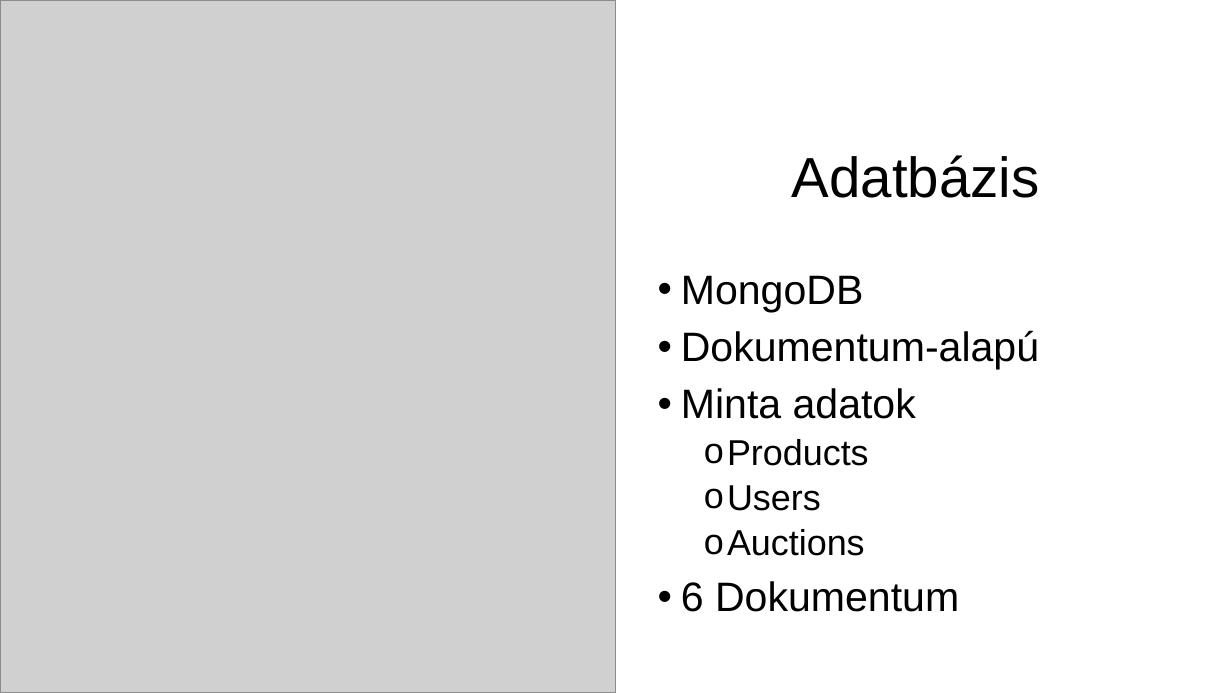
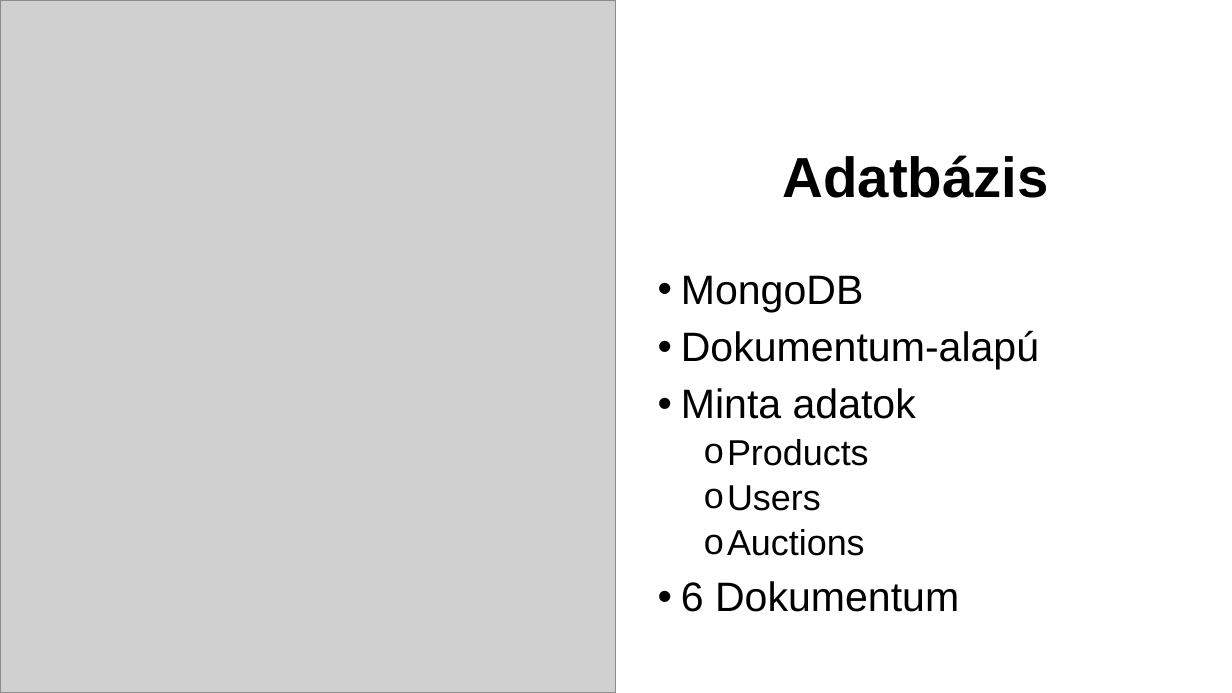
Before and after one commit to SzigetvariMark/pcweb, a slide deck: slide 11 of Bemutato.pptx. Drawn at 1232x693 pixels with LibreOffice and Linux fonts; fonts in the diff are those of the drawing; grey boxes stand for pictures. Boxes give left, top, right and bottom in pixels: in the first picture for what was removed or moved away, otherwise in the second. Text is boxed around its words. In the diff, an @@ line names an element or a change of style, - is before the commit and + after.

```diff
--- a/Bemutato.pptx
+++ b/Bemutato.pptx
@@ title "Adatbázis" at (782,155,1049,198): bold on @@
```
Also in this commit, not shown: 7 other slides changed, 4 slides added, 3 slides removed, 1 other file.
